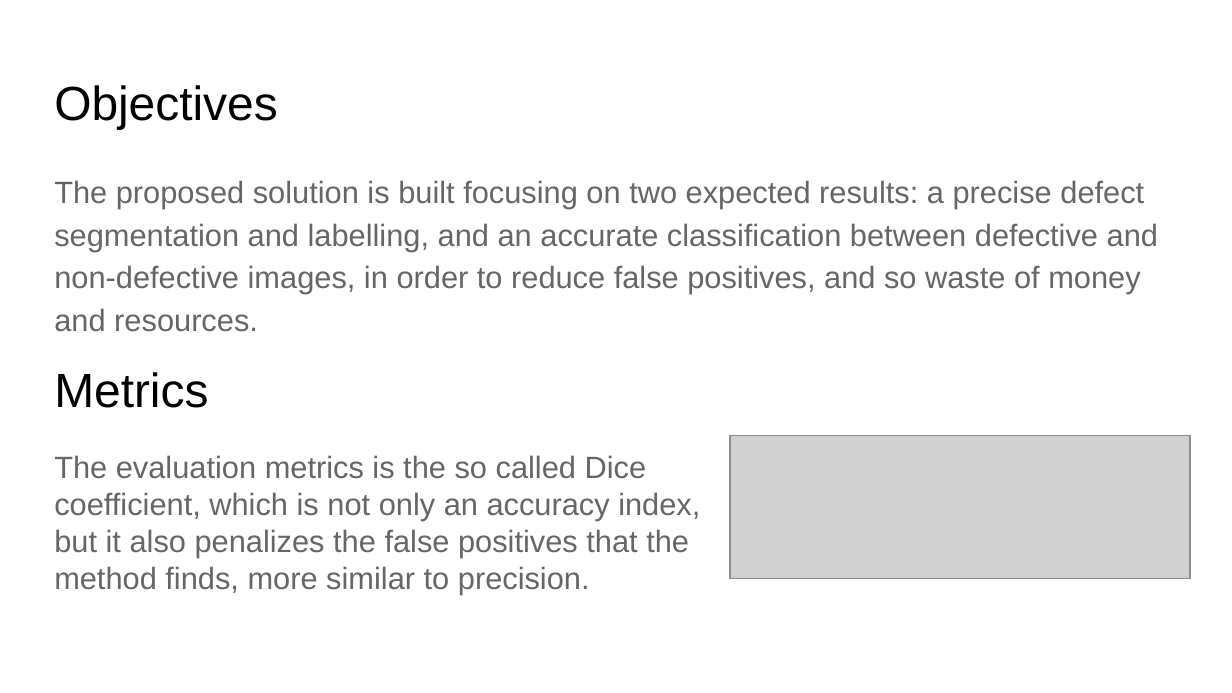
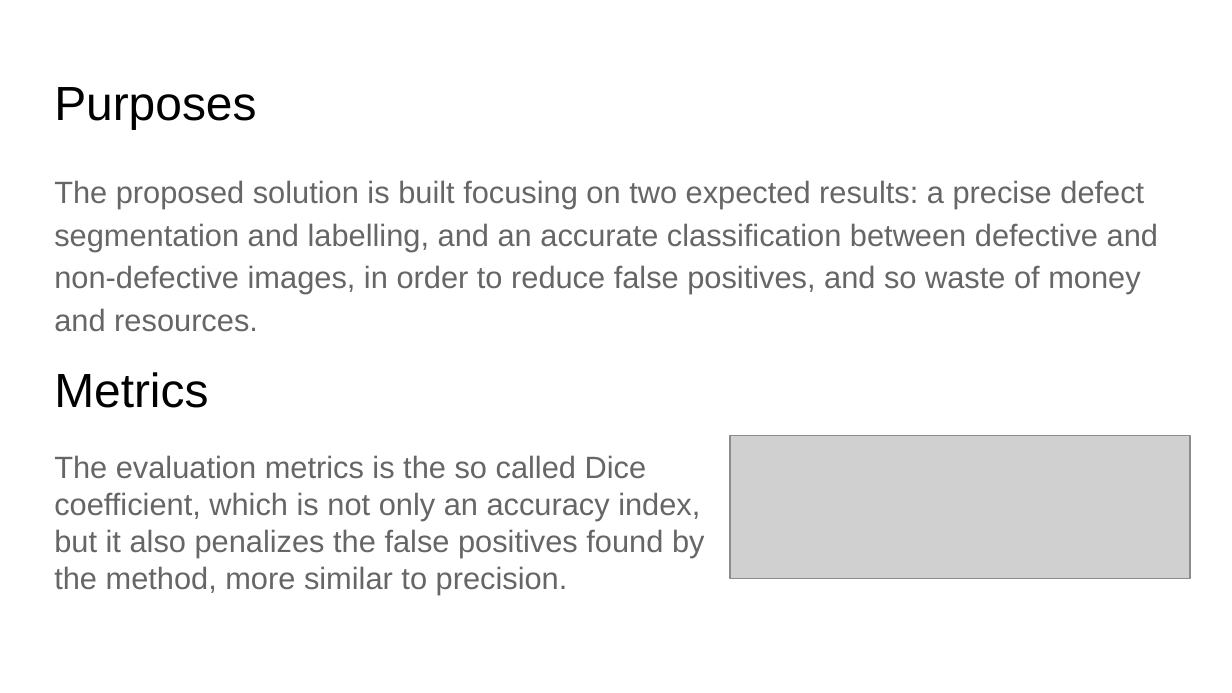
Before and after one commit to AndreaBiondaPolimi/Severstal_Segmentation, a slide deck: slide 3 of Severstal Segmentation.pptx. Drawn at 1232x693 pixels with LibreOffice and Linux fonts; fonts in the diff are those of the drawing; grey boxes stand for pictures. Boxes give left, top, right and bottom in pixels: in the first picture for what was removed or moved away, otherwise in the second. Text is boxed around its words. In the diff, an @@ line names an element or a change of style, - is before the commit and + after.

```diff
--- a/Severstal Segmentation.pptx
+++ b/Severstal Segmentation.pptx
@@ title at [54,87,256,129]: text changed @@
-Objectives
+Purposes
@@ text at [54,455,705,595]: text changed @@
-The evaluation metrics is the so called Dice coefficient, which is not only an accuracy index, but it also penalizes the false positives that the method finds, more similar to precision.
+The evaluation metrics is the so called Dice coefficient, which is not only an accuracy index, but it also penalizes the false positives found by the method, more similar to precision.
```
Also in this commit, not shown: 3 other slides changed.
